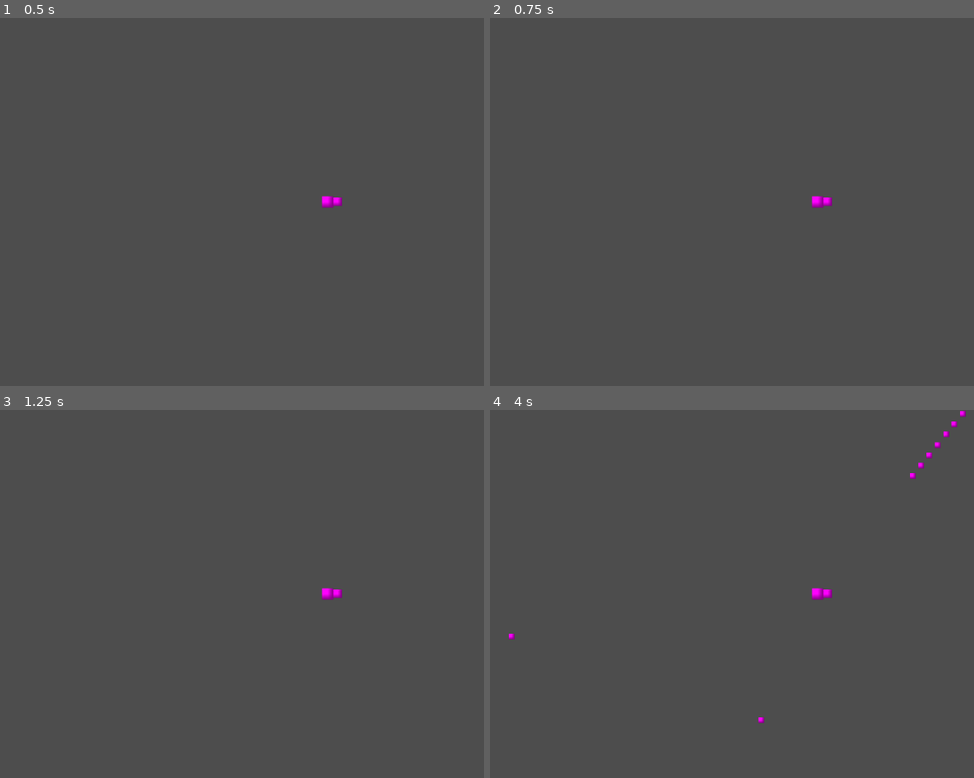
Above: before the commit, frames 1-4 (two rows, left to right).
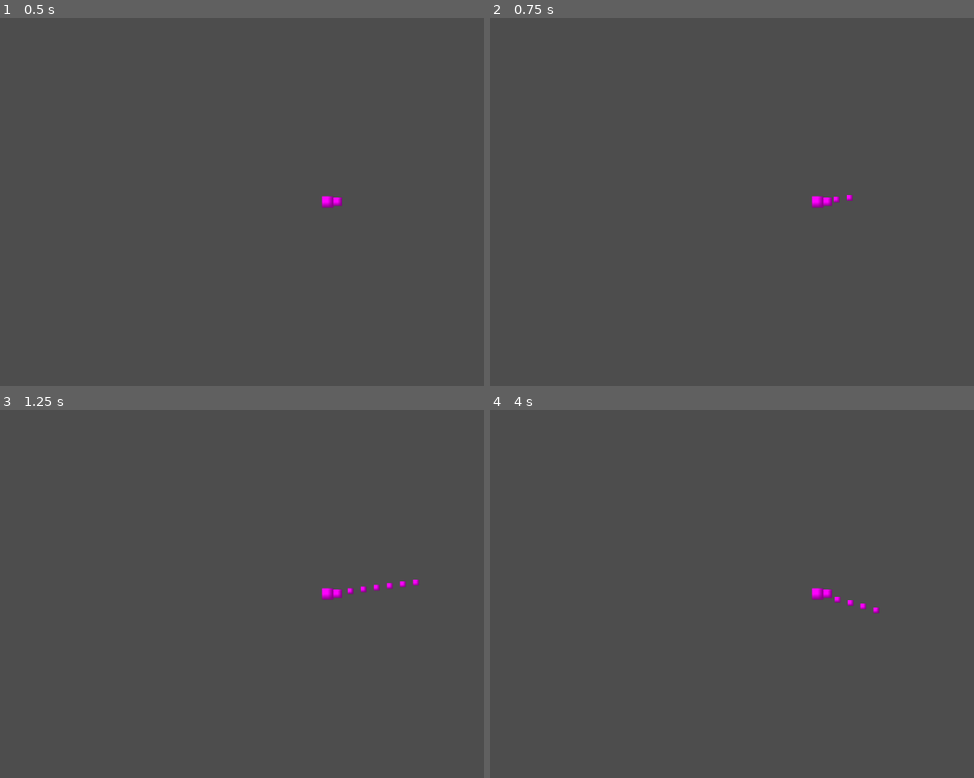
Above: after the commit, the same moments.

Repository: Byrdhouse-Development/Test-Game-01
Game: Godot game, scene res://Scene_1.tscn
Two runs of this game, one before a commit and one after it. Both use one fixed random seed, a clock stepped at 60 frames per second and the inputs below. After the commit the project has no main scene; this scene is started directly in both runs.
Inputs (mouse positions are in pixels of both pictures, inside the frame that each line leads up to):
- Up to frame 1 (0.5 s): no input
- Up to frame 2 (0.75 s): tap Enter at 0.5 s; move the mouse to (964, 183) at 0.52 s; press the mouse at (964, 183) at 0.53 s
- Up to frame 3 (1.25 s): no input
- Up to frame 4 (4 s): move the mouse to (688, 612) at 1.27 s; release the mouse at (688, 612) at 1.28 s; click (688, 612) at 1.35 s; move the mouse to (882, 513) at 2.02 s; press the mouse at (882, 513) at 2.03 s; tap Space at 2.75 s; move the mouse to (785, 667) at 2.77 s; release the mouse at (785, 667) at 2.78 s; click (785, 667) at 2.85 s; move the mouse to (outside the picture) at 3.52 s; press the mouse at (outside the picture) at 3.53 s

Frame 1 is identical in both runs. In frame 2, less than 0.1% of the frame differs, in the area x 71-75%, y 48-51%; in frame 3, 0.1%; in frame 4, 0.3%, in the area x 3-99%, y 0-86%.
Error after the commit: Invalid access to property or key 'currency' on a base object of type 'Window'. (res://Assets/Scripts/bullet.gd:18)

Commit message:
Improve enemy spawning and bullet collision logic
Enhanced wave and enemy spawning logic in global.gd, including dynamic wave sizing and random spawn positions. Updated bullet and enemy collision handling, attempting to increment currency on enemy hit and fixed group checks. Adjusted scene and script metadata for consistency.

Diff:
--- a/robot_shooter/Assets/Scenes/Objects/bullet.tscn
+++ b/robot_shooter/Assets/Scenes/Objects/bullet.tscn
@@ -18,7 +18,7 @@
 shape = SubResource("RectangleShape2D_owcbx")
 
 [node name="DestroyTimer" type="Timer" parent="."]
-wait_time = 10.0
+autostart = true
 
 [connection signal="body_entered" from="." to="." method="_on_body_entered"]
 [connection signal="timeout" from="DestroyTimer" to="." method="_on_destroy_timer_timeout"]
--- a/robot_shooter/Assets/Scenes/Objects/enemy.tscn
+++ b/robot_shooter/Assets/Scenes/Objects/enemy.tscn
@@ -1,15 +1,15 @@
 [gd_scene load_steps=4 format=3 uid="uid://boa3ap6lid7hd"]
 
-[ext_resource type="Script" uid="uid://bauiy2m5dfcat" path="res://Assets/Scripts/enemy.gd" id="1_mr68n"]
+[ext_resource type="Script" path="res://Assets/Scripts/enemy.gd" id="1_mr68n"]
 
 [sub_resource type="PlaceholderTexture2D" id="PlaceholderTexture2D_xm81f"]
 
 [sub_resource type="CircleShape2D" id="CircleShape2D_6satx"]
 
-[node name="Enemy" type="CharacterBody2D"]
+[node name="Enemy" type="CharacterBody2D" groups=["Enemy"]]
 script = ExtResource("1_mr68n")
 
-[node name="Sprite" type="Sprite2D" parent="." groups=["Enemy"]]
+[node name="Sprite" type="Sprite2D" parent="."]
 scale = Vector2(15, 15)
 texture = SubResource("PlaceholderTexture2D_xm81f")
 
--- a/robot_shooter/Assets/Scripts/bullet.gd
+++ b/robot_shooter/Assets/Scripts/bullet.gd
@@ -13,7 +13,10 @@
 
 func _on_body_entered(body: Node2D) -> void:
 	#Add code here for accounting for damage to the character the bullet hit
-	queue_free() # Destroys the bullet after it collides with something
+	if body.get_groups()[0] == "Enemy" && ownerGroup == "Player":
+		var parent = get_parent()
+		parent.currency += 1
+		queue_free() # Destroys the bullet after it collides with something
 
 func _on_destroy_timer_timeout() -> void:
 	queue_free() # Destroys the bullet when the timer ends
--- a/robot_shooter/Assets/Scripts/enemy.gd
+++ b/robot_shooter/Assets/Scripts/enemy.gd
@@ -6,7 +6,8 @@
 var dirToPlayer : Vector2 # The path the robots will take towards the player
 @export var speed : float = 10.0 # the speed at which the enemies move
 
-@onready var player = $"../Player" # A reference to the player object when the game starts
+
+@onready var player : Node2D = $"../Player" # A reference to the player object when the game starts
 @onready var sprite : Sprite2D = $Sprite # Reference to the sprite of the enemy
 
 
@@ -38,6 +39,6 @@
 func _on_body_entered(body: Node2D) -> void:
 	#Add code here for accounting for damage to the character the bullet hit
 	print(body)
-	if body.is_in_group("Player"):
+	if body.get_groups()[0] == "Player":
 		body.health -= 1
 		queue_free() # Destroys the bullet after it collides with something
--- a/robot_shooter/Assets/Scripts/global.gd
+++ b/robot_shooter/Assets/Scripts/global.gd
@@ -1,22 +1,42 @@
 extends Node2D
 
-@export var waveSize : int = 5 # How many monsters spawn before the next wave is ready
+@export var waveSize : int = 5 # How many enemies spawn before the next wave is ready
+var waveCount : int = 0 # How many enemies have spawned this wave
 @export var wave : int = 0 # The amount of waves that have begun
 @export var currency : int = 0 # "Score" mechanic to track points to spend on upgrades
 
 var enemyScene : PackedScene = preload("res://Assets/Scenes/Objects/enemy.tscn") # The enemy scene for spawning new enemies
 @onready var spawnTimer : Timer = $SpawnTimer # Reference to the timer under the enemy scene
 
+func _ready() -> void:
+	wave += 1 # Set the initial wave number
+	waveSize *= wave # Set inital wave size based on the wave
+
+func _process(delta: float) -> void:
+	if waveSize == waveCount:
+		wave += 1 # Increase the wave number
+		waveSize *= 2 # Change the nescessary size of the group according to the wave number
+		waveCount = 0 # Reset the wave count for the new wave
+		print("Wave Size: ", waveSize, "/n Wave: ", wave)
+
 func _on_spawn_timer_timeout() -> void:
-	var enemy = enemyScene.instantiate()
-	get_tree().root.add_child(enemy) # This adds the enemy to the current scene to be spawned
+	print("Timer over")
+	waveCount += 1
+	print(_randomPosition())
+	#var enemy = enemyScene.instantiate()
+	#get_tree().root.add_child(enemy) # This adds the enemy to the current scene to be spawned
 
-	enemy.global_position =  _randomPosition()# Puts the new enemy at a random location
+	#enemy.global_position =  _randomPosition()# Puts the new enemy at a random location
 
 
 func _randomPosition() -> Vector2:
-	var x : float = randf() * 576
-	var y : float = randf() * 324
+	var x : float = randf() * 1152
+	var y : float = randf() * 648
+	var xNeg : float = randf()
+	var yNeg : float = randf()
+	if xNeg >= .51:
+		x *= -1
+	if yNeg >= .51:
+		y *= -1
 	var pos = Vector2(x,y)
-	print(x)
 	return pos
--- a/robot_shooter/project.godot
+++ b/robot_shooter/project.godot
@@ -11,7 +11,6 @@
 [application]
 
 config/name="Robot Shooter"
-run/main_scene="uid://c35l2dw1q0wxs"
 config/features=PackedStringArray("4.5", "Forward Plus")
 config/icon="res://icon.svg"
 
Not shown, changed: robot_shooter/Assets/Scripts/enemy.gd.uid
Not shown, changed: robot_shooter/Assets/Scripts/global.gd.uid
